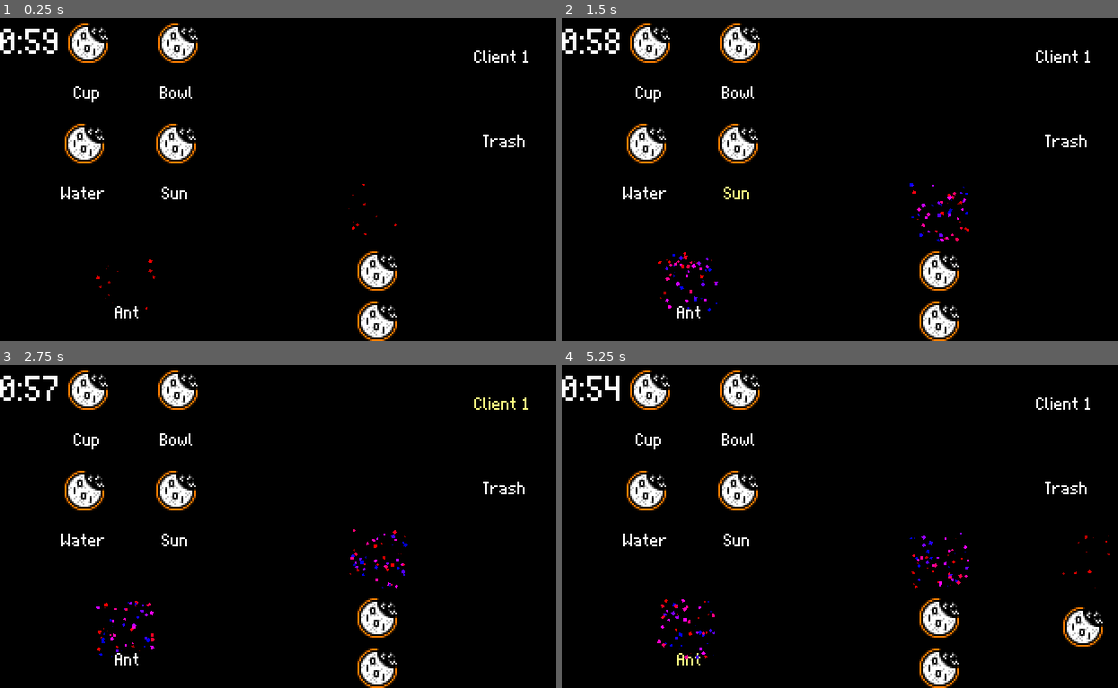
Above: before the commit, frames 1-4 (two rows, left to right).
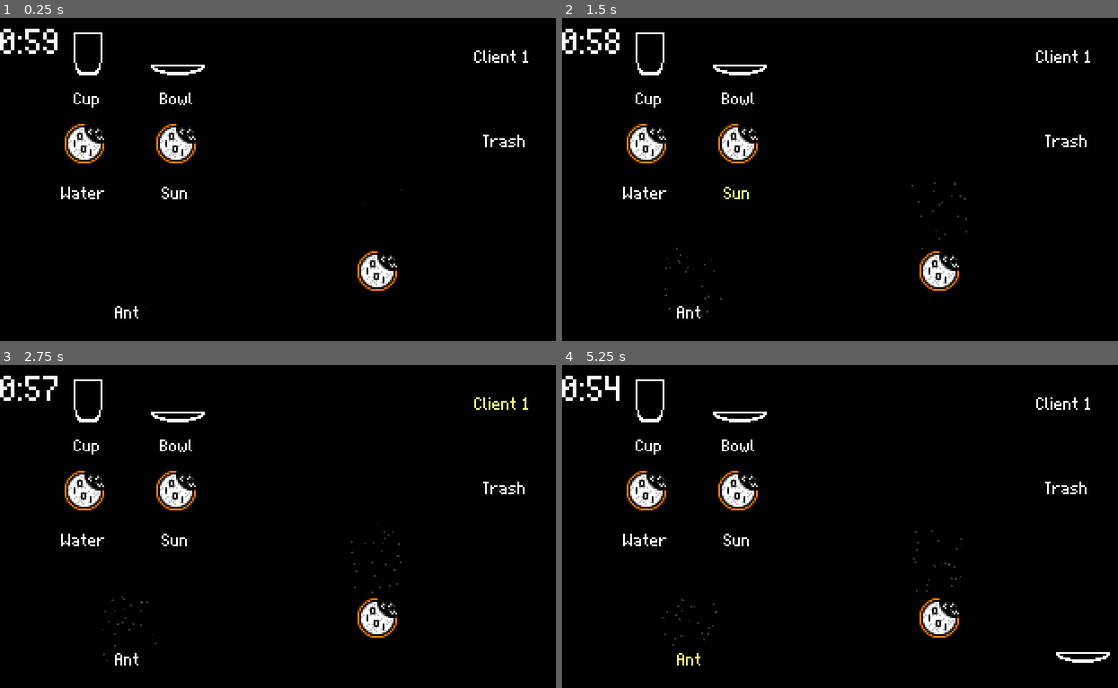
Above: after the commit, the same moments.

Repository: Banalian/BitBiscuit-GMTK2024
Game: Godot game, scene res://Scenes/Gyms/bana_gym.tscn
Same seed, same stepped clock (60 frames per second), same inputs: the game is played once before the commit and once after it. This scene is started directly instead of the project's main scene.
Inputs:
- Up to frame 1 (0.25 s): no input
- Up to frame 2 (1.5 s): click "Water" at 0.5 s; click "Sun" at 1.25 s
- Up to frame 3 (2.75 s): click "Client 1" at 2 s
- Up to frame 4 (5.25 s): click "Trash" at 2.75 s; click "Bowl" at 3.5 s; click "Cup" at 4.25 s; click "Ant" at 5 s

The runs differ from the first frame. In frame 1, 2.2% of the frame differs, in the area x 12-73%, y 1-100%; in frame 2, 2.5%; in frame 3, 2.5%; in frame 4, 3.3%, in the area x 12-99%, y 1-100%.

Commit message:
chore(ingredients): create resources for all ingredients

Diff:
--- a/Resources/ant.tres
+++ b/Resources/Additionals/ant.tres
@@ -1,6 +1,6 @@
 [gd_resource type="Resource" script_class="Ingredient" load_steps=4 format=3 uid="uid://b2d4ccmmcd2vl"]
 
-[ext_resource type="PackedScene" uid="uid://vgidximh4el8" path="res://Scenes/placeholder_additional.tscn" id="1_su8io"]
+[ext_resource type="PackedScene" uid="uid://dx2v2lonn1n6k" path="res://Assets/Textures/Ingredients/Additionals/ants.tscn" id="1_1p73h"]
 [ext_resource type="Texture2D" uid="uid://dk18rqqoqwn2q" path="res://Assets/Textures/UI/ItemEmpty.png" id="2_b64sc"]
 [ext_resource type="Script" path="res://Scripts/System/ingredient.gd" id="2_glqxm"]
 
@@ -10,4 +10,4 @@
 ingredient_type = 2
 ingredient_name = "Ant"
 ingredient_texture = ExtResource("2_b64sc")
-ingredient_scene = ExtResource("1_su8io")
+ingredient_scene = ExtResource("1_1p73h")
--- /dev/null
+++ b/Resources/Additionals/desert.tres
@@ -0,0 +1,13 @@
+[gd_resource type="Resource" script_class="Ingredient" load_steps=4 format=3 uid="uid://r1eu2ey3046m"]
+
+[ext_resource type="PackedScene" uid="uid://dojqyjq56sfjh" path="res://Assets/Textures/Ingredients/Additionals/desert.tscn" id="1_s4m83"]
+[ext_resource type="Texture2D" uid="uid://dk18rqqoqwn2q" path="res://Assets/Textures/UI/ItemEmpty.png" id="2_q1f13"]
+[ext_resource type="Script" path="res://Scripts/System/ingredient.gd" id="3_1bnxf"]
+
+[resource]
+script = ExtResource("3_1bnxf")
+used_in = 0
+ingredient_type = 2
+ingredient_name = "Desert"
+ingredient_texture = ExtResource("2_q1f13")
+ingredient_scene = ExtResource("1_s4m83")
--- /dev/null
+++ b/Resources/Bases/beer.tres
@@ -0,0 +1,9 @@
+[gd_resource type="Resource" script_class="Ingredient" load_steps=2 format=3 uid="uid://dhe38oi674gn"]
+
+[ext_resource type="Script" path="res://Scripts/System/ingredient.gd" id="1_yy7cm"]
+
+[resource]
+script = ExtResource("1_yy7cm")
+used_in = 0
+ingredient_type = 0
+ingredient_name = "Invalid"
--- /dev/null
+++ b/Resources/Bases/building.tres
@@ -0,0 +1,11 @@
+[gd_resource type="Resource" script_class="Ingredient" load_steps=3 format=3 uid="uid://bq5v7b0lj8ggw"]
+
+[ext_resource type="Texture2D" uid="uid://dpbsvgmvame68" path="res://Assets/Textures/Ingredients/Bases/Beer.png" id="1_6slab"]
+[ext_resource type="Script" path="res://Scripts/System/ingredient.gd" id="2_kxnjn"]
+
+[resource]
+script = ExtResource("2_kxnjn")
+used_in = 2
+ingredient_type = 1
+ingredient_name = "Beer"
+ingredient_texture = ExtResource("1_6slab")
--- /dev/null
+++ b/Resources/Bases/diethyl_ether.tres
@@ -0,0 +1,11 @@
+[gd_resource type="Resource" script_class="Ingredient" load_steps=3 format=3 uid="uid://p4b25y6w3jws"]
+
+[ext_resource type="Texture2D" uid="uid://bv6lv56dhb5xv" path="res://Assets/Textures/Ingredients/Bases/Building.png" id="1_2rfdm"]
+[ext_resource type="Script" path="res://Scripts/System/ingredient.gd" id="2_7yjg3"]
+
+[resource]
+script = ExtResource("2_7yjg3")
+used_in = 1
+ingredient_type = 1
+ingredient_name = "Building"
+ingredient_texture = ExtResource("1_2rfdm")
--- /dev/null
+++ b/Resources/Bases/forest.tres
@@ -0,0 +1,11 @@
+[gd_resource type="Resource" script_class="Ingredient" load_steps=3 format=3 uid="uid://bsd7n5rfbiqst"]
+
+[ext_resource type="Texture2D" uid="uid://c156kuuxv4pdq" path="res://Assets/Textures/Ingredients/Bases/Forest.png" id="1_8ywuo"]
+[ext_resource type="Script" path="res://Scripts/System/ingredient.gd" id="2_1ugkl"]
+
+[resource]
+script = ExtResource("2_1ugkl")
+used_in = 1
+ingredient_type = 1
+ingredient_name = "Forest"
+ingredient_texture = ExtResource("1_8ywuo")
--- /dev/null
+++ b/Resources/Bases/molten_steel.tres
@@ -0,0 +1,11 @@
+[gd_resource type="Resource" script_class="Ingredient" load_steps=3 format=3 uid="uid://c7mcr1hrlvpu4"]
+
+[ext_resource type="Texture2D" uid="uid://bsl6vew4itylr" path="res://Assets/Textures/Ingredients/Bases/DiethylEther.png" id="1_0im2v"]
+[ext_resource type="Script" path="res://Scripts/System/ingredient.gd" id="2_xi1pd"]
+
+[resource]
+script = ExtResource("2_xi1pd")
+used_in = 2
+ingredient_type = 1
+ingredient_name = "Molten Steel"
+ingredient_texture = ExtResource("1_0im2v")
--- /dev/null
+++ b/Resources/Bases/pink_horse.tres
@@ -0,0 +1,11 @@
+[gd_resource type="Resource" script_class="Ingredient" load_steps=3 format=3 uid="uid://bujymccl3xnsf"]
+
+[ext_resource type="Texture2D" uid="uid://c156kuuxv4pdq" path="res://Assets/Textures/Ingredients/Bases/Forest.png" id="1_v0qng"]
+[ext_resource type="Script" path="res://Scripts/System/ingredient.gd" id="2_oc7lo"]
+
+[resource]
+script = ExtResource("2_oc7lo")
+used_in = 1
+ingredient_type = 1
+ingredient_name = "Forest"
+ingredient_texture = ExtResource("1_v0qng")
--- /dev/null
+++ b/Resources/Bases/planet.tres
@@ -0,0 +1,11 @@
+[gd_resource type="Resource" script_class="Ingredient" load_steps=3 format=3 uid="uid://cdwrdu3mfv1y5"]
+
+[ext_resource type="Texture2D" uid="uid://43assrb776e0" path="res://Assets/Textures/Ingredients/Bases/Planet.png" id="1_8idlr"]
+[ext_resource type="Script" path="res://Scripts/System/ingredient.gd" id="2_bi8o6"]
+
+[resource]
+script = ExtResource("2_bi8o6")
+used_in = 1
+ingredient_type = 1
+ingredient_name = "Planet"
+ingredient_texture = ExtResource("1_8idlr")
--- /dev/null
+++ b/Resources/Bases/uranium_juice.tres
@@ -0,0 +1,11 @@
+[gd_resource type="Resource" script_class="Ingredient" load_steps=3 format=3 uid="uid://d1jvhuxivkcoe"]
+
+[ext_resource type="Texture2D" uid="uid://cqlx00o8r5c51" path="res://Assets/Textures/Ingredients/Bases/UraniumJuice.png" id="1_qhyq7"]
+[ext_resource type="Script" path="res://Scripts/System/ingredient.gd" id="2_fl33i"]
+
+[resource]
+script = ExtResource("2_fl33i")
+used_in = 2
+ingredient_type = 1
+ingredient_name = "Uranium Juice"
+ingredient_texture = ExtResource("1_qhyq7")
--- a/Resources/bowl.tres
+++ b/Resources/Containers/bowl.tres
@@ -1,6 +1,6 @@
 [gd_resource type="Resource" script_class="Ingredient" load_steps=3 format=3 uid="uid://c8amr3r5lgprb"]
 
-[ext_resource type="Texture2D" uid="uid://vkqg2pxm8leg" path="res://Assets/Textures/Misc/BitBiscuit1x.png" id="1_bsqq7"]
+[ext_resource type="Texture2D" uid="uid://iwwgqwsm8bc" path="res://Assets/Textures/Ingredients/Containers/Bowl.png" id="1_ci4ky"]
 [ext_resource type="Script" path="res://Scripts/System/ingredient.gd" id="2_ljm1d"]
 
 [resource]
@@ -8,4 +8,4 @@
 used_in = 1
 ingredient_type = 0
 ingredient_name = "Bowl"
-ingredient_texture = ExtResource("1_bsqq7")
+ingredient_texture = ExtResource("1_ci4ky")
--- a/Resources/cup.tres
+++ b/Resources/Containers/cup.tres
@@ -1,6 +1,6 @@
 [gd_resource type="Resource" script_class="Ingredient" load_steps=3 format=3 uid="uid://b4d11f5dmdks2"]
 
-[ext_resource type="Texture2D" uid="uid://vkqg2pxm8leg" path="res://Assets/Textures/Misc/BitBiscuit1x.png" id="1_plntq"]
+[ext_resource type="Texture2D" uid="uid://culp2dqpiscvj" path="res://Assets/Textures/Ingredients/Containers/Cup.png" id="1_1d77x"]
 [ext_resource type="Script" path="res://Scripts/System/ingredient.gd" id="2_6nj71"]
 
 [resource]
@@ -8,4 +8,4 @@
 used_in = 2
 ingredient_type = 0
 ingredient_name = "Cup"
-ingredient_texture = ExtResource("1_plntq")
+ingredient_texture = ExtResource("1_1d77x")
--- a/Scenes/Gyms/bana_gym.tscn
+++ b/Scenes/Gyms/bana_gym.tscn
@@ -6,9 +6,9 @@
 [ext_resource type="PackedScene" uid="uid://u3lfp7bvh8v6" path="res://Scenes/mix_holder.tscn" id="4_uoe76"]
 [ext_resource type="PackedScene" uid="uid://2ei4vqct5fgr" path="res://Scenes/client_tile.tscn" id="5_mdyf4"]
 [ext_resource type="PackedScene" uid="uid://dv7o36lwhf2h3" path="res://Scenes/trash.tscn" id="6_nvdae"]
-[ext_resource type="Resource" uid="uid://c8amr3r5lgprb" path="res://Resources/bowl.tres" id="6_pdhmi"]
-[ext_resource type="Resource" uid="uid://b4d11f5dmdks2" path="res://Resources/cup.tres" id="7_he073"]
-[ext_resource type="Resource" uid="uid://b2d4ccmmcd2vl" path="res://Resources/ant.tres" id="8_lx8mu"]
+[ext_resource type="Resource" uid="uid://c8amr3r5lgprb" path="res://Resources/Containers/bowl.tres" id="6_pdhmi"]
+[ext_resource type="Resource" uid="uid://b4d11f5dmdks2" path="res://Resources/Containers/cup.tres" id="7_he073"]
+[ext_resource type="Resource" uid="uid://b2d4ccmmcd2vl" path="res://Resources/Additionals/ant.tres" id="8_lx8mu"]
 [ext_resource type="Script" path="res://Scripts/order_generator.gd" id="10_5gpj7"]
 [ext_resource type="PackedScene" uid="uid://dpskv36p3tjfs" path="res://Scenes/mix_displayer.tscn" id="11_2afnp"]
 [ext_resource type="Script" path="res://Scripts/game_timer.gd" id="12_5d31o"]
